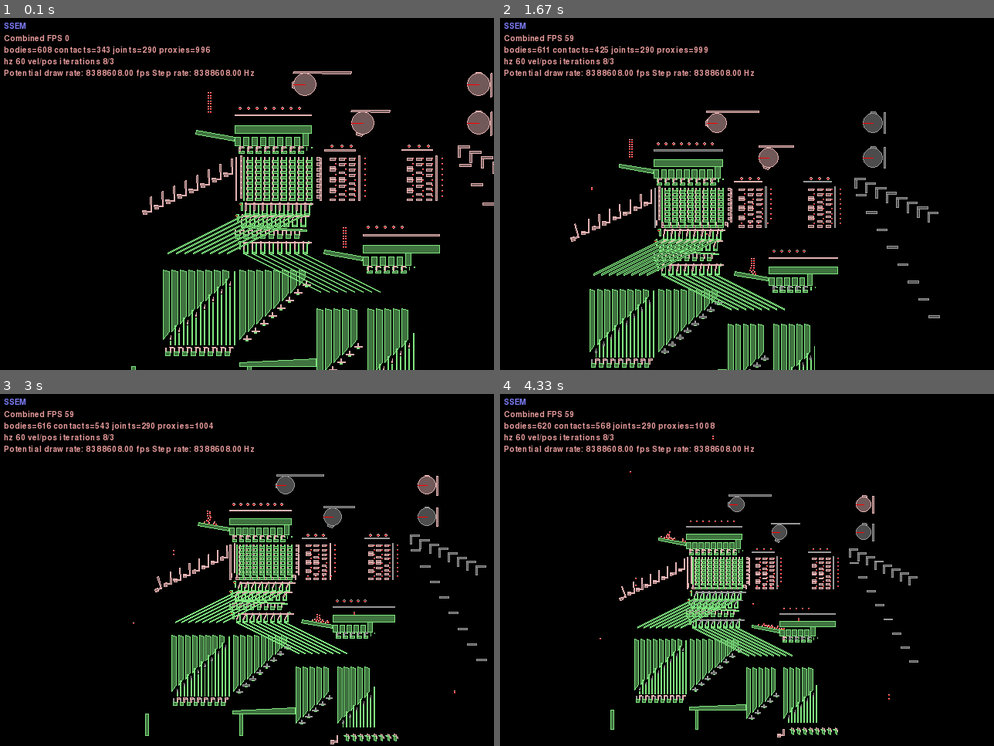
Above: before the commit, frames 1-4 (two rows, left to right).
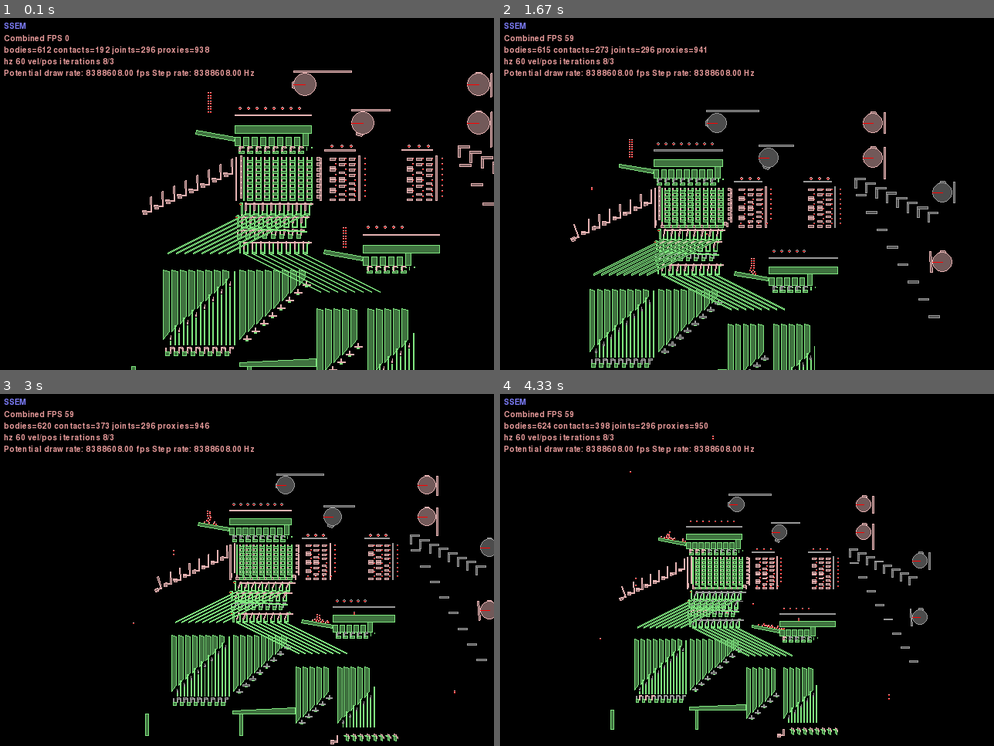
Above: after the commit, the same moments.

Repository: jmacarthur/box2d-ssem
Game: pygame game, started from main.py
Same seed, same stepped clock (60 frames per second), same inputs: the game is played once before the commit and once after it.
Inputs (mouse positions are in pixels of both pictures, inside the frame that each line leads up to):
- Up to frame 1 (0.1 s): no input
- Up to frame 2 (1.67 s): hold Right 0.33-0.8 s; move the mouse to (727, 201) at 0.37 s; hold Up 0.83-1.13 s; move the mouse to (747, 208) at 0.87 s; tap Space at 0.9, 1.23, 1.53 s; tap X at 0.98 s; hold Right 1.17-1.63 s; move the mouse to (628, 186) at 1.2 s
- Up to frame 3 (3 s): hold Left 1.67-2.2 s; move the mouse to (296, 643) at 1.7 s; tap Space at 1.73, 2.03, 2.3, 2.63, 2.93 s; hold Down 2.23-2.53 s; move the mouse to (93, 647) at 2.27 s; tap X at 2.38 s; hold Left 2.57-2.97 s; move the mouse to (429, 689) at 2.6 s
- Up to frame 4 (4.33 s): hold Up 3-3.37 s; move the mouse to (806, 594) at 3.03 s; tap Space at 3.07, 3.47, 3.77, 4.13 s; hold Right 3.4-4.03 s; move the mouse to (756, 436) at 3.43 s; tap X at 3.55 s; hold Down from 4.07 s (still down); move the mouse to (628, 489) at 4.1 s

The runs differ from the first frame. In frame 1, 1.2% of the frame differs, in the area x 8-100%, y 7-97%; in frame 2, 2.2%, in the area x 9-93%, y 8-100%; in frame 3, 1.2%; in frame 4, 1.2%.

Commit message:
Connect cam to diverter 3

Diff:
--- a/main.py
+++ b/main.py
@@ -104,14 +104,15 @@
 
         self.add_static_circle(xpos-10, ypos+15, 5, filterA)
         self.add_static_circle(xpos+pitch*8-5, ypos+15, 5, filterA)
-        self.add_static_polygon(makeBox(xpos-10, ypos, 3,20))
+        self.add_static_polygon(makeBox(xpos-10, ypos-10, 3,30))
         self.transfer_bands.append((-12+ypos+10, -12+ypos, transfer_band_x, 1 if inverted else 0))
-
+        conrod.attachment_point = (xpos+pitch*8, ypos+15)
+        return conrod
     def regenerator(self, xpos, ypos, attachment_body, crank_list):
         regen_parts = []
         pusher_parts = []
         for c in range(0,8):
-            self.add_static_polygon(box_polygon(11,10), c*pitch+xpos-11, -12+ypos)
+            self.add_static_polygon(box_polygon(10,10), c*pitch+xpos-11, -12+ypos)
 
             pusher = fixtureDef(shape=makeBox(c*pitch+xpos-11,-12+ypos+11,2,10), density=1.0,
                                       filter=filter(groupIndex=1))
@@ -126,7 +127,9 @@
             crank_list.append((bellcrank, (anchorpos[0]+8,anchorpos[1])))
 
         pusher_body = self.add_multifixture(pusher_parts)
+        pusher_body.attachment_point = (xpos+8*pitch,ypos+10)
         self.slide_joint(pusher_body, attachment_body, (1,0), -8,0)
+        return pusher_body
 
     def toggle(self, xpos, ypos, attachment_body):
         toggle_shape = [ fixtureDef(shape=makeBox(xpos-10, ypos, 20, 3), density=1.0),
@@ -316,6 +319,7 @@
 
     def memory_module(self, xpos, ypos, groundBody):
         row_injector_fixtures = []
+        lift = 13
         for col in range(0,8):
             row_injector_fixtures.append(fixtureDef(shape=makeBox(7+22*col,0,3,7), density=1.0, filter=filter(groupIndex=1, categoryBits=0x0002, maskBits=0xFFFE)))
         row_injector_fixtures.append(fixtureDef(shape=makeBox(22*8+12,0,7,7), density=1.0, filter=filter(groupIndex=1, categoryBits=0x0002, maskBits=0xFFFE)))
@@ -329,12 +333,10 @@
 
         row_ejector_fixtures = []
         for col in range(0,8):
-            ejector = fixtureDef(shape=makeBox(22*col,0,14,7), density=1.0, filter=filter(groupIndex=1, categoryBits=0x0002, maskBits=0xFFFE))
+            # Blocks which stop the ball bearing falling past
+            ejector = fixtureDef(shape=makeBox(22*col+1,0,14,7), density=1.0, filter=filter(groupIndex=1, categoryBits=0x0002, maskBits=0xFFFE))
             row_ejector_fixtures.append(ejector)
         row_ejector_fixtures.append(fixtureDef(shape=makeBox(22*8+14,1,3,11), density=1.0, filter=filter(groupIndex=1, categoryBits=0x0002, maskBits=0xFFFE)))
-
-        for col in range(0,8):
-            row_ejector_fixtures.append(fixtureDef(shape=makeBox(22*col,0,14,7), density=1.0, filter=filter(groupIndex=1, categoryBits=0x0002, maskBits=0xFFFE)))
 
         ejectors = []
         for col in range(0,8):
@@ -539,7 +541,7 @@
 	                                   collideConnected=False)
 
 
-    def add_cam(self, xpos, ypos, attachment_body, follower_len, phase=0, horizontal=False):
+    def add_cam(self, xpos, ypos, attachment_body, follower_len, phase=0, horizontal=False, reverse_direction=False, axis_offset=0):
         """ Very basic function which just adds a motorised circle with a bump.
         phase is between 0 and 1 and adjusts initial rotation. """
 
@@ -554,11 +556,14 @@
 
         axle_y = ypos+radius
         if horizontal:
-            axle_x = xpos+radius
-            follower_body = self.add_dynamic_polygon(makeBox(axle_x, axle_y-follower_len, 5, follower_len), 0, 0)
+            if reverse_direction:
+                axle_x = xpos-radius-2.5-axis_offset
+            else:
+                axle_x = xpos+radius+2.5+axis_offset
+            follower_body = self.add_dynamic_polygon(makeBox(axle_x-2.5, axle_y-follower_len, 5, follower_len), 0, 0)
         else:
             axle_x = xpos-radius
-            follower_body = self.add_dynamic_polygon(makeBox(axle_x, axle_y, follower_len, 5), 0, 0)
+            follower_body = self.add_dynamic_polygon(makeBox(axle_x, axle_y+2.5, follower_len, 5), 0, 0)
         print("Creating cam: xpos= {}, ypos= {}, axle_x = {} ,axle_y= {}, follower_len={}".format(xpos, ypos, axle_x, axle_y, follower_len))
 
         if horizontal:
@@ -611,9 +616,9 @@
         (memory_selector_holdoff, memory_follower_holdoff) = self.memory_module(0,0, groundBody)
         self.upper_regenerators = []
         self.diverter_set(-5,-25, groundBody, slope_x=-200) # Diverter 1. Splits to subtractor reader.
-        self.diverter_set(-15,-55, groundBody, discard=True) # Diverter 2. Discards all output.
-        self.regenerator(-20,-85, groundBody, self.upper_regenerators) # Regenerator 1. For regenning anything read from memory.
-        self.diverter_set(-10,-125, groundBody, slope_x=200) # Diverter 3; splits to instruction reg/PC
+        self.diverter_set(-15,-57.5, groundBody, discard=True) # Diverter 2. Discards all output.
+        upper_regen_control = self.regenerator(-15,-85, groundBody, self.upper_regenerators) # Regenerator 1. For regenning anything read from memory.
+        diverter_3 = self.diverter_set(-10,-125, groundBody, slope_x=200) # Diverter 3; splits to instruction reg/PC
 
         # PC injector
         self.pc_injector_cranks = []
@@ -669,9 +674,16 @@
         self.distance_joint(follower_body, self.memory_returning_gate)
 
         # Cam 4: Memory holdoff
-        follower_body = self.add_cam(600,200, groundBody, 60, horizontal=True)
+        follower_body = self.add_cam(600,200, groundBody, 90, horizontal=True)
         self.distance_joint(follower_body, memory_follower_holdoff)
 
+        # Cam 5: Regenerator 1
+        follower_body = self.add_cam(800, 100, groundBody, 60, horizontal=True)
+        self.distance_joint(follower_body, upper_regen_control)
+
+        # Cam 5: Split to instruction counter/reg
+        follower_body = self.add_cam(800,-100, groundBody, 60, horizontal=True, reverse_direction=True, axis_offset=3)
+        self.distance_joint(follower_body, diverter_3)
 
     def Step(self, settings):
         super(Memory, self).Step(settings)
